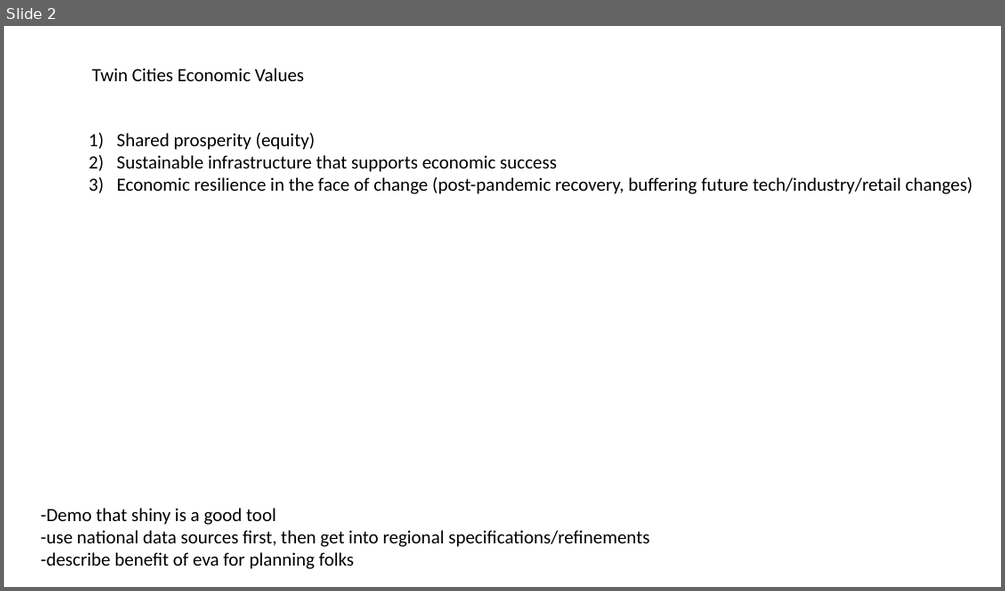
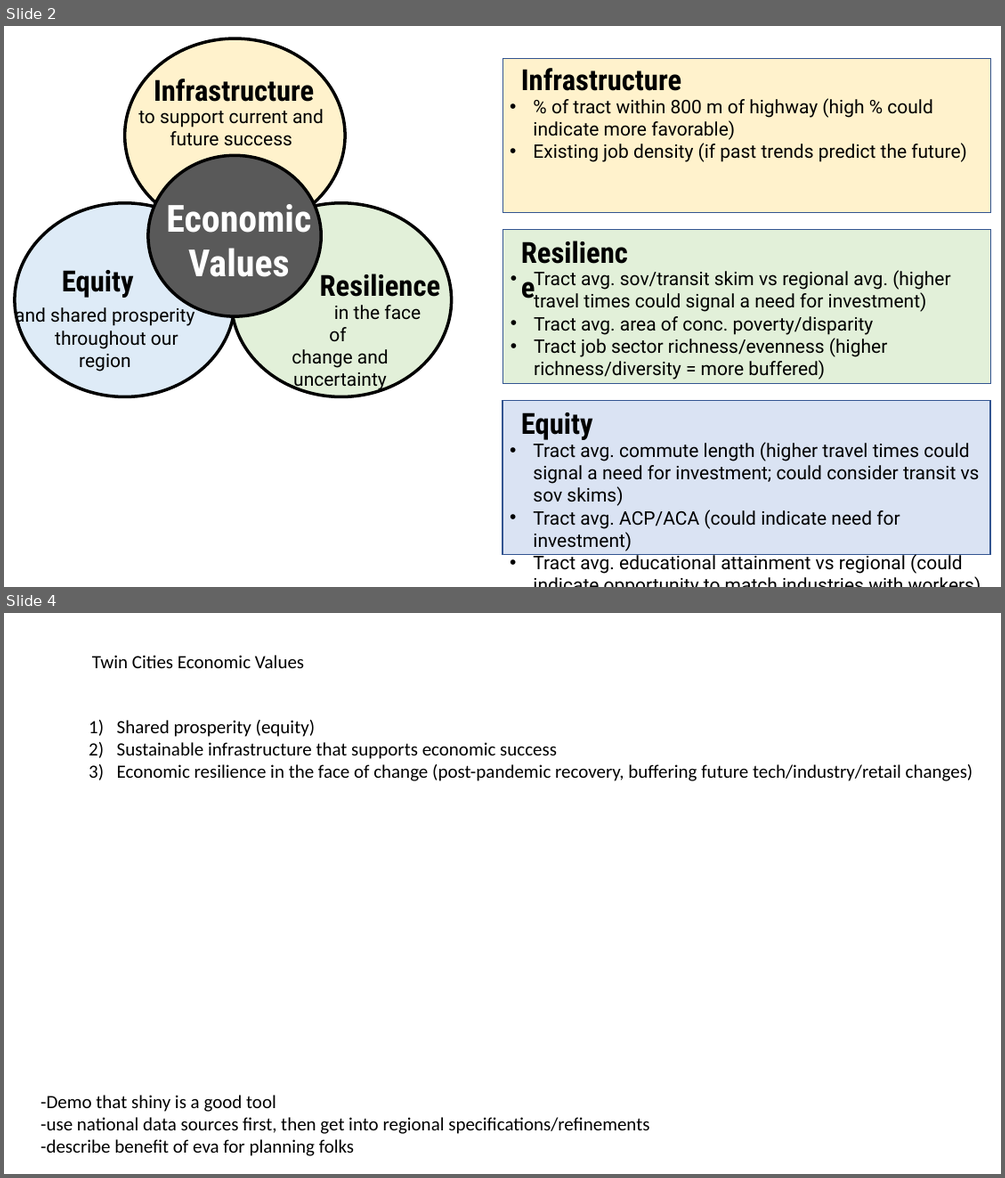
Before and after one commit to Metropolitan-Council/economic-values-atlas, a slide deck: supporting info/MetCValues.pptx. Shown one above the other, each under a label of ours: slide 2 before the commit, slides 2 and 4 after it; the slides between them are not shown. The pictures are 1005x591 and 1005x1178 pixels, drawn with LibreOffice and Linux fonts; fonts in the diff are those of the drawing. Boxes give left, top, right and bottom in pixels: in the first picture for what was removed or moved away, otherwise in the second. Text is boxed around its words. In the diff, an @@ line names an element or a change of style, - is before the commit and + after.

```diff
--- a/supporting info/MetCValues.pptx
+++ b/supporting info/MetCValues.pptx
@@ slide 2 added at box(4, 26, 1001, 587), background #FFFFFF @@
@@ ellipse added at box(125, 38, 346, 232), fill #FFF2CC, outline #000000 3 pt @@
@@ text added at box(154, 79, 314, 102), 28 pt, text #000000, bold @@
+Infrastructure
@@ rectangle added at box(502, 58, 990, 212), fill #FFF2CC, outline #325491 1 pt @@
@@ text added at box(521, 68, 681, 91), 28 pt, text #000000, bold @@
+Infrastructure
@@ text added at box(533, 98, 967, 162), 18 pt, text #000000 @@
+• % of tract within 800 m of highway (high % could indicate more favorable)
+• Existing job density (if past trends predict the future)
@@ text added at box(138, 109, 324, 146), 18 pt, text #000000 @@
+to support current and future success
@@ ellipse added at box(148, 155, 321, 316), fill #595959, outline #000000 3 pt @@
@@ ellipse added at box(15, 203, 235, 397), fill #DEEBF7, outline #000000 3 pt @@
@@ text added at box(166, 197, 311, 277), 36 pt, text #FFFFFF, bold @@
+Economic Values
@@ ellipse added at box(231, 203, 452, 397), fill #E2F0D9, outline #000000 3 pt @@
@@ rectangle added at box(502, 230, 990, 384), fill #E2F0D9, outline #325491 1 pt @@
@@ text added at box(312, 263, 460, 305), 28 pt, text #000000, bold @@
+Resilience
@@ text added at box(62, 270, 134, 297), 28 pt, text #000000, bold @@
+Equity
@@ text added at box(320, 273, 441, 297), 28 pt, text #000000, bold @@
+Resilience
@@ text added at box(534, 270, 950, 379), 18 pt, text #000000 @@
+• Tract avg. sov/transit skim vs regional avg. (higher travel times could signal a need for investment)
+• Tract avg. area of conc. poverty/disparity
+• Tract job sector richness/evenness (higher richness/diversity = more buffered)
@@ text added at box(15, 305, 194, 371), 18 pt, text #000000 @@
+and shared prosperity
+throughout our region
@@ text added at box(291, 305, 421, 392), 18 pt, text #000000 @@
+in the face of
+change and uncertainty
@@ rectangle added at box(502, 401, 990, 555), fill #DAE3F3, outline #325491 1 pt @@
@@ text added at box(521, 412, 593, 440), 28 pt, text #000000, bold @@
+Equity
@@ text added at box(533, 439, 979, 573), 18 pt, text #000000 @@
+• Tract avg. commute length (higher travel times could signal a need for investment; could consider transit vs sov skims)
+• Tract avg. ACP/ACA (could indicate need for investment)
+• Tract avg. educational attainment vs regional (could indicate opportunity to match industries with workers)
@@ what was slide 2 is now slide 4 @@
```
Also in this commit, not shown: 1 slide changed, 1 other slide added, 3 other files.
